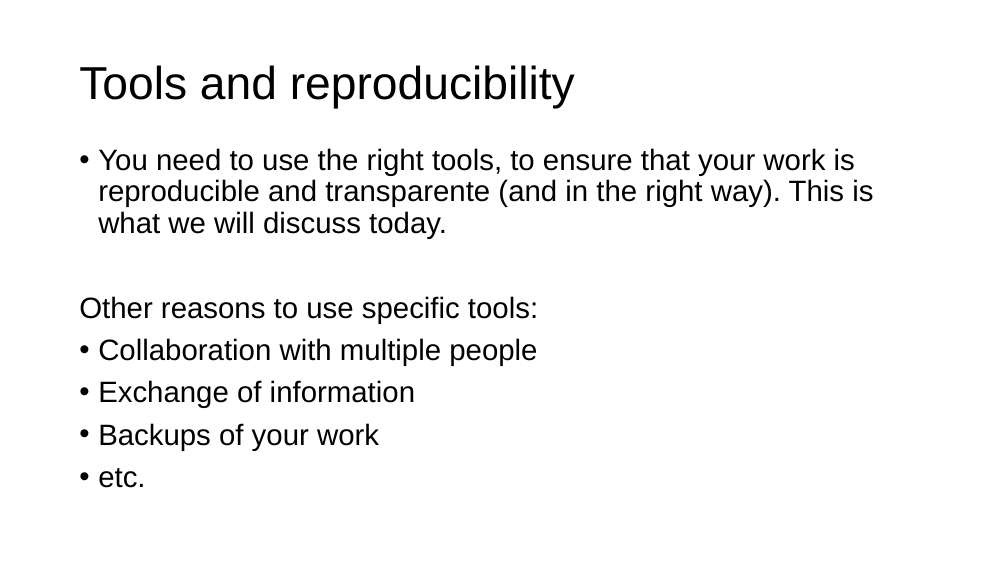
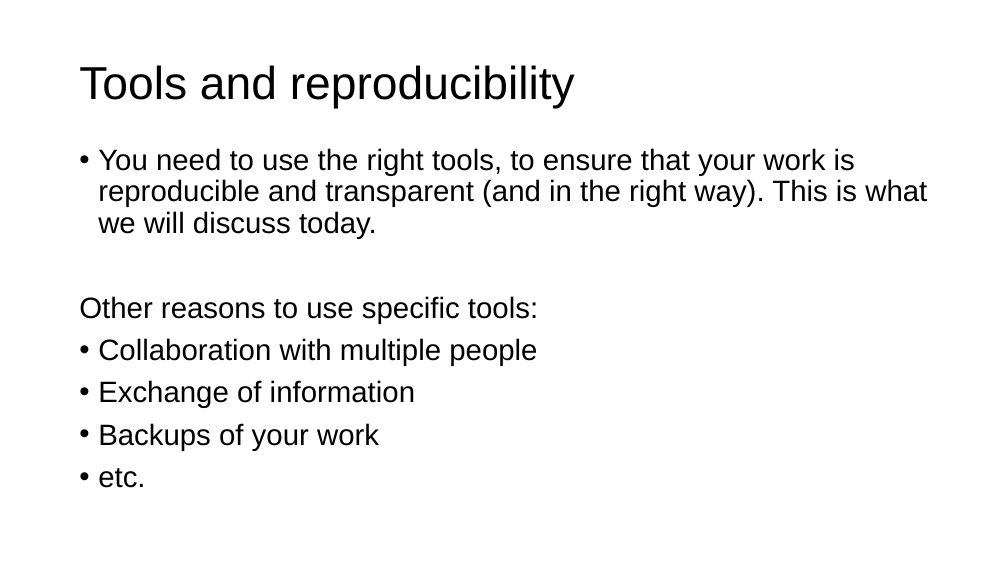
Before and after one commit to toelt-llc/MSCA-ITN-PARENT, a slide deck: slide 13 of DETERMINED2022/Python and scikit-learn/DETERMINED2022-toelt-Introduction Python and Scikit-learn.pptx. Drawn at 1008x567 pixels with LibreOffice and Linux fonts; fonts in the diff are those of the drawing; background and template pictures are left out. Boxes give left, top, right and bottom in pixels: in the first picture for what was removed or moved away, otherwise in the second. Text is boxed around its words. In the diff, an @@ line names an element or a change of style, - is before the commit and + after.

```diff
--- a/DETERMINED2022/Python and scikit-learn/DETERMINED2022-toelt-Introduction Python and Scikit-learn.pptx
+++ b/DETERMINED2022/Python and scikit-learn/DETERMINED2022-toelt-Introduction Python and Scikit-learn.pptx
@@ text at [98,148,927,239]: text changed @@
-• You need to use the right tools, to ensure that your work is reproducible and transparente (and in the right way). This is what we will discuss today.
+• You need to use the right tools, to ensure that your work is reproducible and transparent (and in the right way). This is what we will discuss today.
```
Also in this commit, not shown: 7 other slides changed, 8 slides added, 5 slides removed, 2 other files.
